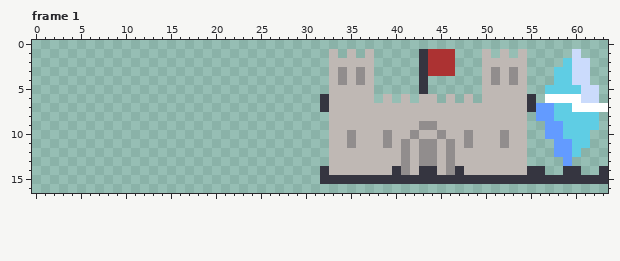
Two versions of one pixel-art file, NonUnitySources/Aseprite/Sprites Assorted F2.aseprite. Above: the version before the commit.
64x64 pixels, 2 frames. Shown: frame 1: x 0..63, y 0..16. The commit also changed other frames, which this record leaves out.
After the commit:
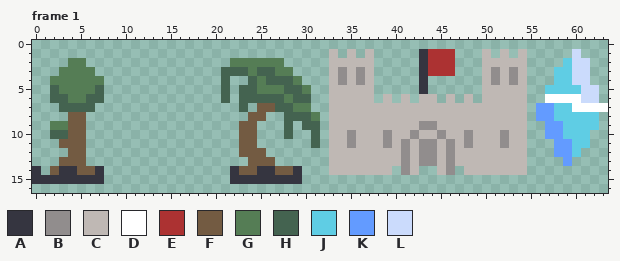
Palette (. is transparent): A #353540  B #918d8d  C #bfb8b4  D #ffffff  E #ac3232  F #735b42  G #557d55  H #446350  J #5fcde4  K #639bff  L #cbdbfc
Changes in this commit:
{"change": "layer \"Colliders\" now hidden"}
{"where": "frame 1"}
{"frame":1,"y":2,"x":4,"old":"..","new":"GG"}
{"frame":1,"y":2,"x":22,"old":"......","new":"GGGGGG"}
{"frame":1,"y":3,"x":3,"old":"....","new":"GGGG"}
{"frame":1,"y":3,"x":21,"old":"........","new":"HHHGHHGG"}
{"frame":1,"y":4,"x":2,"old":"......","new":"GGGGGG"}
{"frame":1,"y":4,"x":21,"old":".","new":"H"}
{"frame":1,"y":4,"x":24,"old":"......","new":"HGHHHG"}
{"frame":1,"y":5,"x":2,"old":"......","new":"HGGGGH"}
{"frame":1,"y":5,"x":21,"old":".","new":"H"}
{"frame":1,"y":5,"x":23,"old":"........","new":"HHGGGHHG"}
{"frame":1,"y":6,"x":2,"old":"......","new":"HHGGHH"}
{"frame":1,"y":6,"x":21,"old":".","new":"H"}
{"frame":1,"y":6,"x":23,"old":"........","new":"HHHHHGHH"}
{"frame":1,"y":6,"x":32,"old":"A","new":"."}
{"frame":1,"y":6,"x":55,"old":"A","new":"."}
{"frame":1,"y":7,"x":3,"old":"....","new":"HHHH"}
{"frame":1,"y":7,"x":23,"old":".","new":"H"}
{"frame":1,"y":7,"x":25,"old":"......","new":"FFHHGG"}
{"frame":1,"y":7,"x":32,"old":"A","new":"."}
{"frame":1,"y":7,"x":55,"old":"A","new":"."}
{"frame":1,"y":8,"x":4,"old":"..","new":"FF"}
{"frame":1,"y":8,"x":24,"old":"..","new":"FF"}
{"frame":1,"y":8,"x":28,"old":"....","new":"HHHG"}
{"frame":1,"y":9,"x":2,"old":"....","new":"GGFF"}
{"frame":1,"y":9,"x":23,"old":"..","new":"FF"}
{"frame":1,"y":9,"x":28,"old":".","new":"H"}
{"frame":1,"y":9,"x":30,"old":"..","new":"HH"}
{"frame":1,"y":10,"x":2,"old":"....","new":"HHFF"}
{"frame":1,"y":10,"x":23,"old":"..","new":"FF"}
{"frame":1,"y":10,"x":28,"old":".","new":"H"}
{"frame":1,"y":10,"x":31,"old":".","new":"H"}
{"frame":1,"y":11,"x":3,"old":"...","new":"FFF"}
{"frame":1,"y":11,"x":23,"old":"..","new":"FF"}
{"frame":1,"y":11,"x":31,"old":".","new":"H"}
{"frame":1,"y":12,"x":4,"old":"..","new":"FF"}
{"frame":1,"y":12,"x":23,"old":"...","new":"FFF"}
{"frame":1,"y":13,"x":3,"old":"...","new":"FFF"}
{"frame":1,"y":13,"x":24,"old":"...","new":"FFF"}
{"frame":1,"y":14,"x":0,"old":".","new":"A"}
{"frame":1,"y":14,"x":2,"old":"......","new":"FAAFFA"}
{"frame":1,"y":14,"x":22,"old":"........","new":"AFFAAFFA"}
{"frame":1,"y":14,"x":32,"old":"A","new":"."}
{"frame":1,"y":14,"x":40,"old":"A","new":"."}
{"frame":1,"y":14,"x":43,"old":"AA","new":".."}
{"frame":1,"y":14,"x":47,"old":"A","new":"."}
{"frame":1,"y":14,"x":55,"old":"AA","new":".."}
{"frame":1,"y":14,"x":59,"old":"AA","new":".."}
{"frame":1,"y":14,"x":63,"old":"A","new":"."}
{"frame":1,"y":15,"x":0,"old":"........","new":"AAAAAAAA"}
{"frame":1,"y":15,"x":22,"old":"........","new":"AAAAAAAA"}
{"frame":1,"y":15,"x":32,"old":"AAAAAAAAAAAAAAAAAAAAAAAAAAAAAAAA","new":"................................"}
